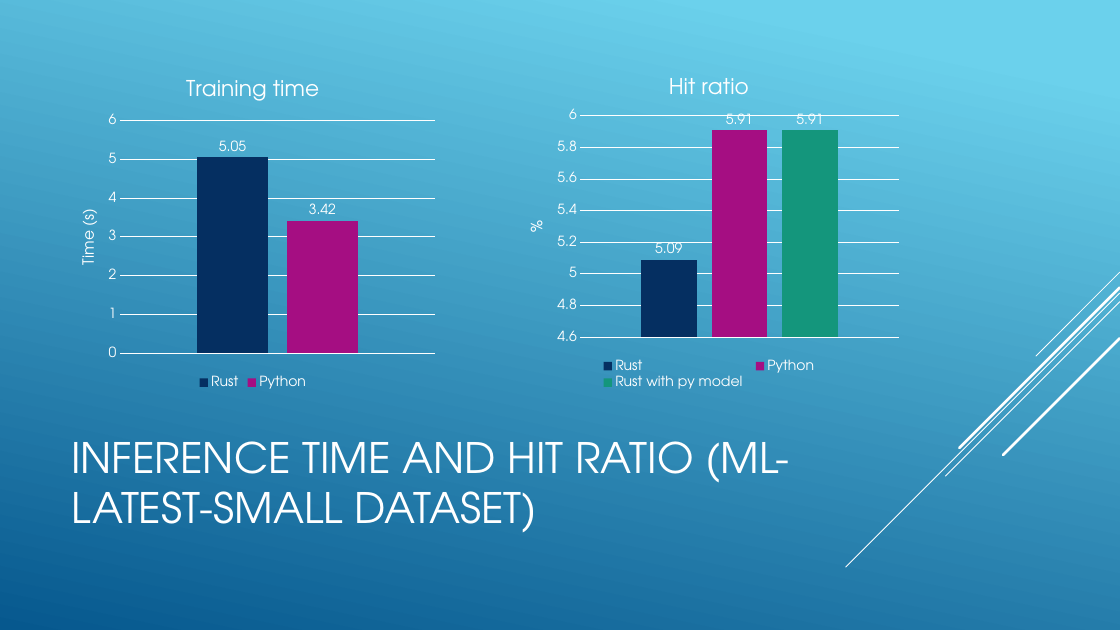
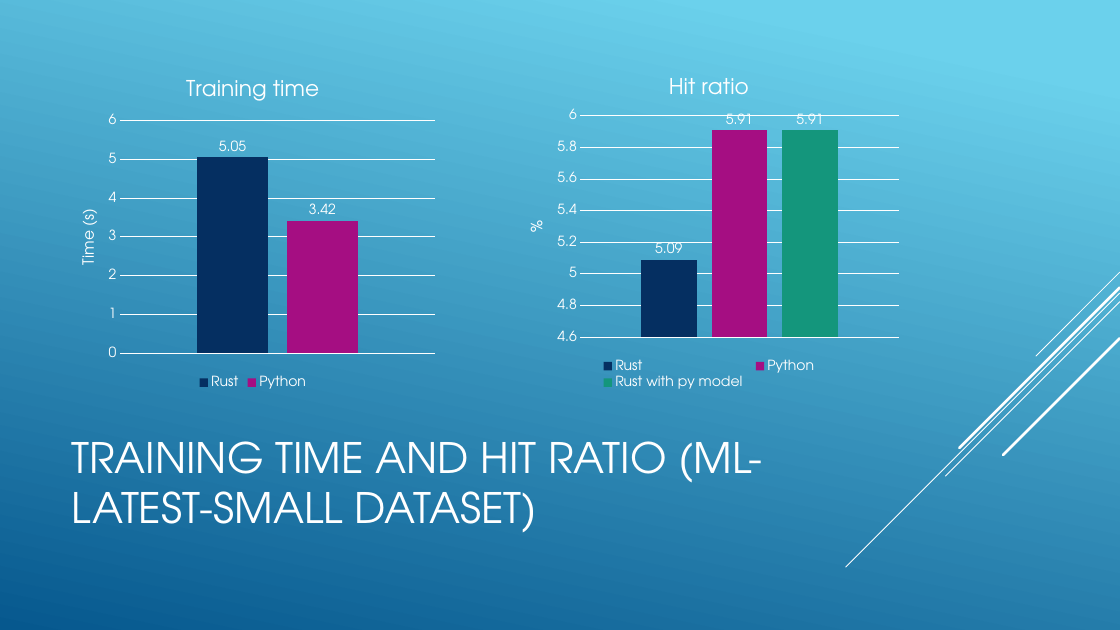
Before and after one commit to Bognanni/mf-bpr, a slide deck: slide 8 of M1.pptx. Drawn at 1120x630 pixels with LibreOffice and Linux fonts; fonts in the diff are those of the drawing. Boxes give left, top, right and bottom in pixels: in the first picture for what was removed or moved away, otherwise in the second. Text is boxed around its words. In the diff, an @@ line names an element or a change of style, - is before the commit and + after.

Commit message:
Update: data.py supports Amazon All Beauty, sanity check generalized, hit ratio better

```diff
--- a/M1.pptx
+++ b/M1.pptx
@@ title at [71,441,762,532]: text changed @@
-INFERENCE TIME AND HIT RATIO (ML-LATEST-SMALL DATASET)
+TRAINING TIME AND HIT RATIO (ML-LATEST-SMALL DATASET)
```
Also in this commit, not shown: 2 other slides changed, 4 other files.
